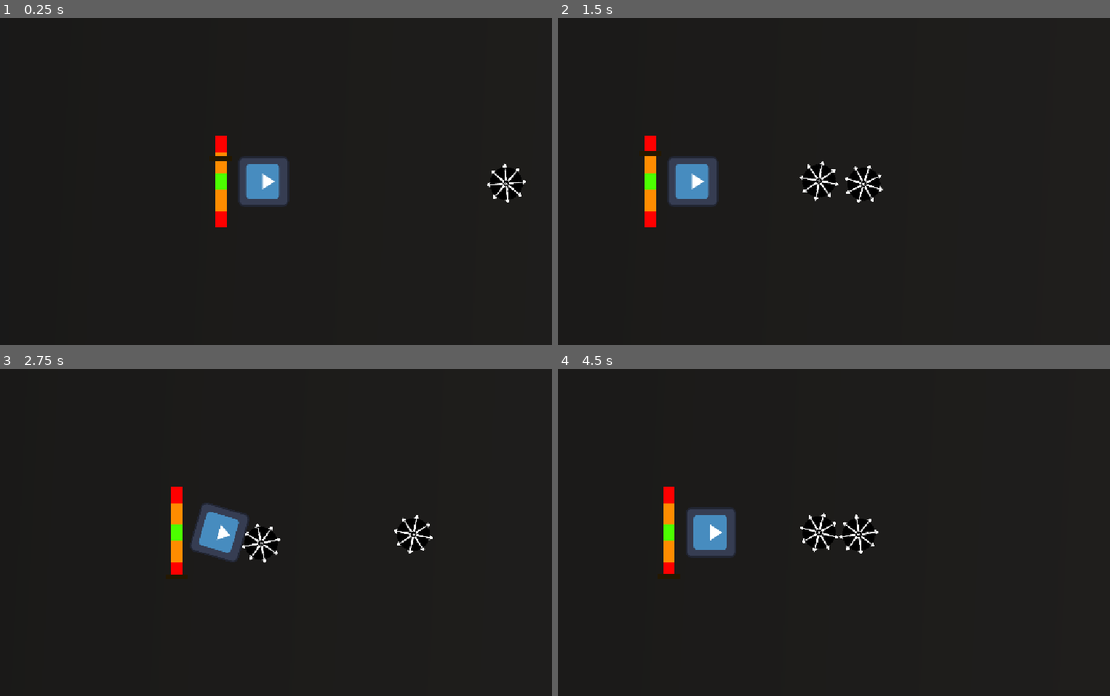
Above: before the commit, frames 1-4 (two rows, left to right).
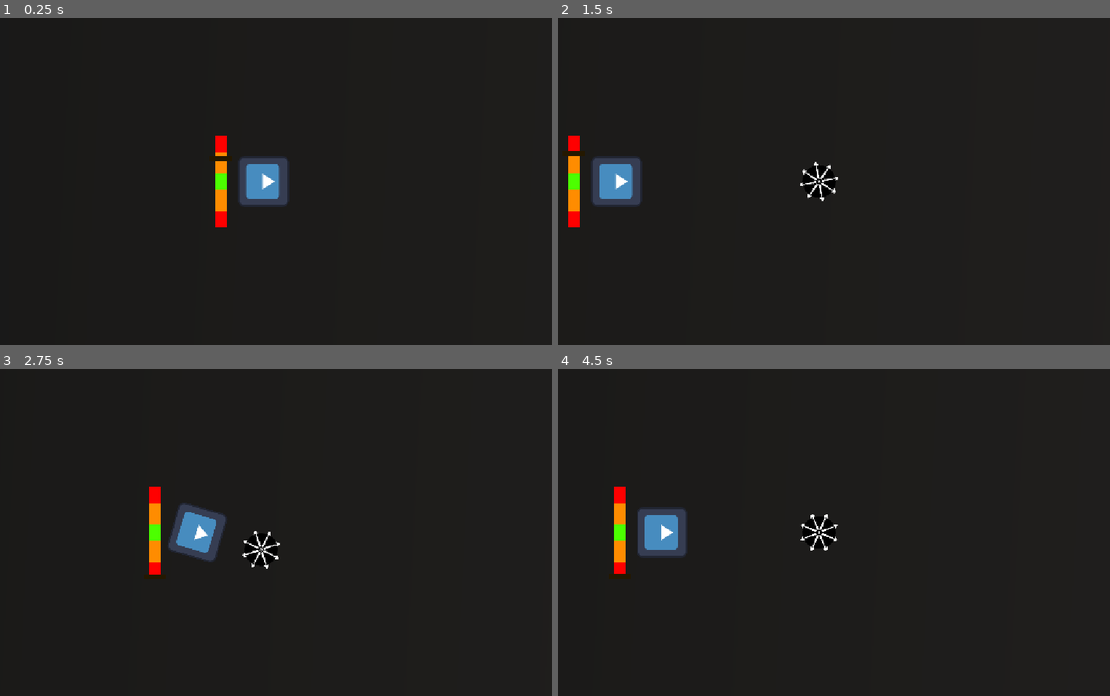
Above: after the commit, the same moments.

Repository: ryder-james/AVerySeriousGameJam
Game: Godot game, scene res://map.tscn
Two runs of this game, one before a commit and one after it. Both use one fixed random seed, a clock stepped at 60 frames per second and the inputs below. The engine's default icon, where the game draws it, is replaced by a stand-in: a white triangle on a blue panel in a dark square.
Inputs:
- Up to frame 1 (0.25 s): no input
- Up to frame 2 (1.5 s): tap Space (launch) at 0.6 s; tap A (ccw) at 1.35 s
- Up to frame 3 (2.75 s): tap Space (launch) at 1.55, 2.3 s; hold D (cw) from 2.03 s (still down)
- Up to frame 4 (4.5 s): release D (cw) at 2.78 s; tap Space (launch) at 2.85, 3.6 s; tap A (ccw) at 4.35 s

The runs differ from the first frame. In frame 1, 0.5% of the frame differs, in the area x 88-96%, y 44-57%; in frame 2, 4.7%, in the area x 0-59%, y 36-64%; in frame 3, 3.7%; in frame 4, 4.2%.

Commit message:
Add steering to other blades

Diff:
--- a/beyblade/beyblade.gd
+++ b/beyblade/beyblade.gd
@@ -3,24 +3,48 @@
 
 @export var max_speed: float = 1000.0
 @export var max_launch_power: float = 500.0
+@export var gravity_force: float = 50.0
 
-var speed: float = 0.0
+var _targets := []
+
+@onready var _gravity: Area2D = %Gravity
 
 
 func _ready() -> void:
 	Game.launch.connect(
 			func(power: float, launch_angle: float):
-				speed = power * max_launch_power
+				var speed = power * max_launch_power
 				apply_torque_impulse(speed)
 				apply_central_impulse((Vector2.RIGHT * speed).rotated(launch_angle))
 				process_mode = Node.PROCESS_MODE_INHERIT
 	)
+	_gravity.body_entered.connect(_on_gravity_entered)
+	_gravity.body_exited.connect(_on_gravity_exited)
 
 
 func _integrate_forces(_state: PhysicsDirectBodyState2D) -> void:
-	print(angular_velocity)
+	if not _targets.is_empty():
+		print("steering")
+		var avg_target_point := Vector2.ZERO
+		for target: Node2D in _targets:
+			avg_target_point += target.global_position
+		avg_target_point /= _targets.size()
+		var steering_dir := avg_target_point - global_position
+		apply_central_force(steering_dir * (gravity_force / max_speed))
+
+
 	var allowable_speed: float = min(max_speed, abs(angular_velocity) * 10)
 	linear_velocity = linear_velocity.limit_length(allowable_speed)
 	if linear_velocity.length() < 10:
 		linear_velocity = Vector2.ZERO
 		angular_velocity = 0.0
+
+
+func _on_gravity_entered(body: Node) -> void:
+	if body.is_in_group(&"Beyblade") and not body in _targets:
+		_targets.append(body)
+
+
+func _on_gravity_exited(body: Node) -> void:
+	if body in _targets:
+		_targets.erase(body)
--- a/beyblade/beyblade.tscn
+++ b/beyblade/beyblade.tscn
@@ -10,6 +10,9 @@
 [sub_resource type="CircleShape2D" id="CircleShape2D_ujo3m"]
 radius = 42.0
 
+[sub_resource type="CircleShape2D" id="CircleShape2D_7oyt7"]
+radius = 400.0
+
 [node name="Beyblade" type="RigidBody2D" unique_id=414612044]
 mass = 0.1
 physics_material_override = SubResource("PhysicsMaterial_gqbix")
@@ -18,6 +21,8 @@
 angular_damp_mode = 1
 angular_damp = 1.0
 script = ExtResource("1_e03yv")
+max_launch_power = 2000.0
+gravity_force = 25.0
 
 [node name="Visual" type="Sprite2D" parent="." unique_id=1297228985]
 unique_name_in_owner = true
@@ -31,3 +36,10 @@
 limit_top = 0
 limit_bottom = 0
 position_smoothing_speed = 10.0
+
+[node name="Gravity" type="Area2D" parent="." unique_id=1825115305]
+unique_name_in_owner = true
+
+[node name="CollisionShape2D" type="CollisionShape2D" parent="Gravity" unique_id=550926251]
+shape = SubResource("CircleShape2D_7oyt7")
+debug_color = Color(0.57633805, 0.4124641, 0.9417703, 0.41960785)
--- a/enemy.gd
+++ b/enemy.gd
@@ -2,12 +2,39 @@
 
 
 @export var max_speed: float = 1000.0
+@export var gravity_force: float = 50.0
+
+var _targets := []
+
+@onready var _gravity: Area2D = %Gravity
 
 
 func _ready() -> void:
 	apply_torque_impulse(1000)
+	_gravity.body_entered.connect(_on_gravity_entered)
+	_gravity.body_exited.connect(_on_gravity_exited)
 
 
 func _integrate_forces(_state: PhysicsDirectBodyState2D) -> void:
+	if not _targets.is_empty():
+		var avg_target_point := Vector2.ZERO
+		for target: Node2D in _targets:
+			var distance: float = (global_position.distance_to(target.global_position))
+			var strength: float = 1 - (distance / _gravity.get_child(0).shape.radius)
+			avg_target_point += target.global_position * strength
+		avg_target_point /= _targets.size()
+		var steering_dir := avg_target_point - global_position
+		apply_central_force(steering_dir * (gravity_force / max_speed))
+
 	var allowable_speed: float = min(max_speed, abs(angular_velocity) * 1000)
 	linear_velocity = linear_velocity.limit_length(allowable_speed)
+
+
+func _on_gravity_entered(body: Node) -> void:
+	if body.is_in_group(&"Beyblade") and not body in _targets:
+		_targets.append(body)
+
+
+func _on_gravity_exited(body: Node) -> void:
+	if body in _targets:
+		_targets.erase(body)
--- a/enemy.tscn
+++ b/enemy.tscn
@@ -10,7 +10,10 @@
 [sub_resource type="CircleShape2D" id="CircleShape2D_ujo3m"]
 radius = 47.26521
 
-[node name="Enemy" type="RigidBody2D" unique_id=735133087 groups=["Enemy"]]
+[sub_resource type="CircleShape2D" id="CircleShape2D_4gyqm"]
+radius = 400.0
+
+[node name="Enemy" type="RigidBody2D" unique_id=735133087 groups=["Beyblade", "Enemy"]]
 mass = 0.1
 physics_material_override = SubResource("PhysicsMaterial_gqbix")
 gravity_scale = -1.0
@@ -23,3 +26,10 @@
 
 [node name="CollisionShape2D" type="CollisionShape2D" parent="." unique_id=1437595302]
 shape = SubResource("CircleShape2D_ujo3m")
+
+[node name="Gravity" type="Area2D" parent="." unique_id=754239375]
+unique_name_in_owner = true
+
+[node name="CollisionShape2D" type="CollisionShape2D" parent="Gravity" unique_id=73401633]
+shape = SubResource("CircleShape2D_4gyqm")
+debug_color = Color(0.57633805, 0.4124641, 0.9417703, 0.41960785)
--- a/map.tscn
+++ b/map.tscn
@@ -19,6 +19,8 @@
 [node name="Beyblade" parent="." unique_id=414612044 instance=ExtResource("1_e0an3")]
 process_mode = 4
 position = Vector2(136, 0)
+max_launch_power = 800.0
+gravity_force = 500.0
 
 [node name="Launcher" parent="." unique_id=2113441394 instance=ExtResource("2_p5pve")]
 position = Vector2(35, 0)
@@ -49,4 +51,5 @@
 texture = ExtResource("7_71pa8")
 
 [node name="Enemy" parent="." unique_id=1776879099 instance=ExtResource("4_p5pve")]
-position = Vector2(760, 5)
+position = Vector2(1984, 5)
+gravity_force = 800.0
--- a/project.godot
+++ b/project.godot
@@ -27,6 +27,7 @@
 [global_group]
 
 Enemy=""
+Beyblade=""
 
 [input]
 
